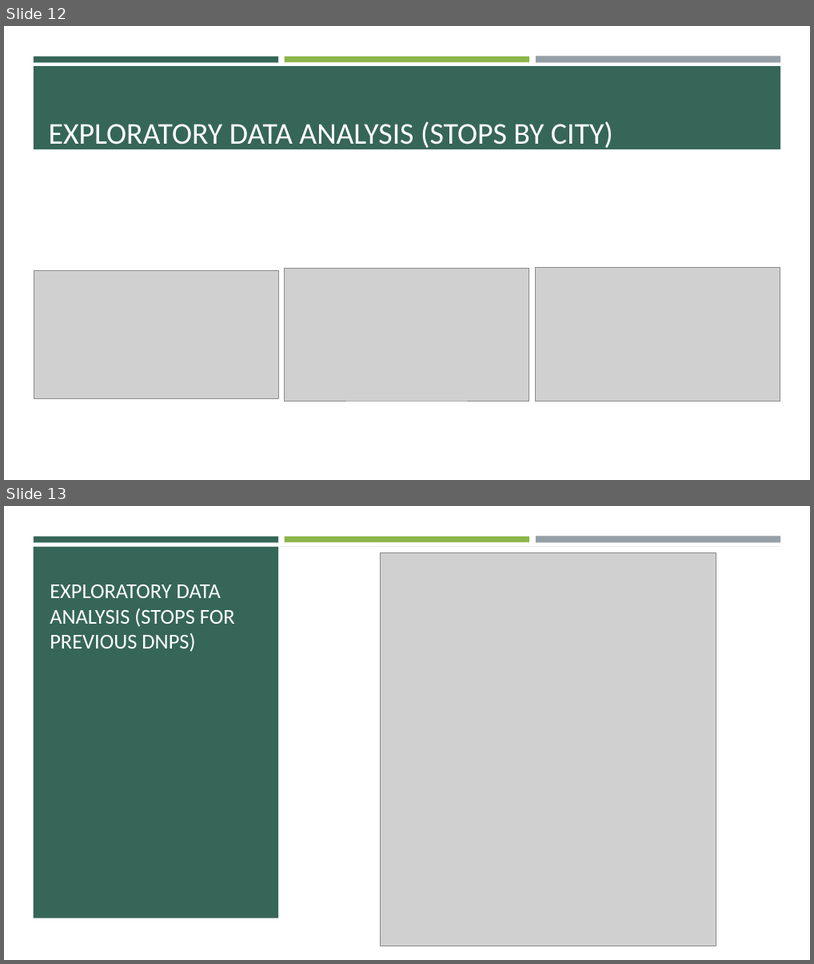
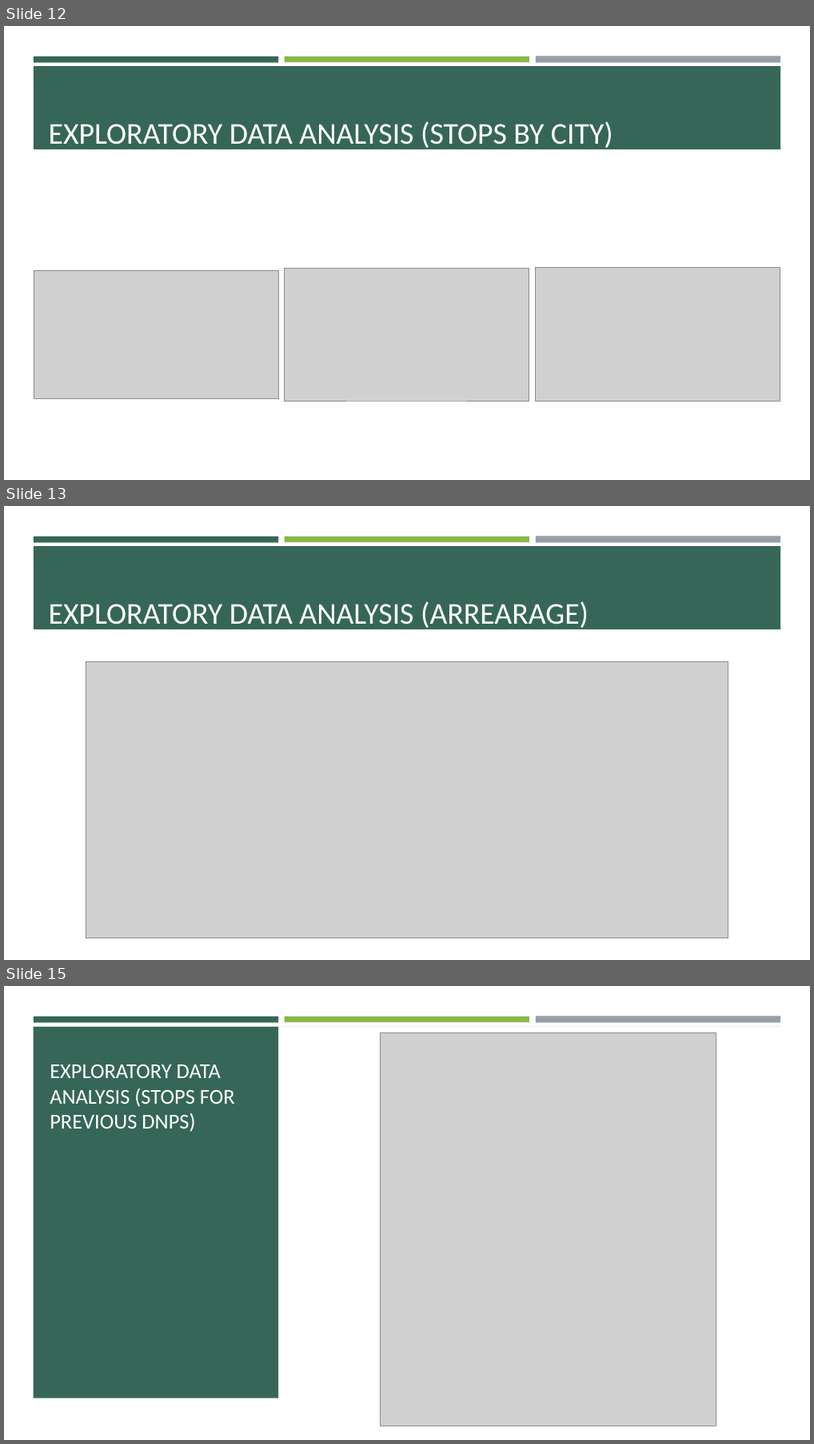
Before and after one commit to brocknosbisch/Springboard_Capstone_2, a slide deck: Chapter_4_Capstone_2_Milestone_Report_1.pptx. Shown one above the other, each under a label of ours: slides 12 and 13 before the commit, slides 12, 13 and 15 after it; the slides between them are not shown. The pictures are 814x964 and 814x1444 pixels, drawn with LibreOffice and Linux fonts; fonts in the diff are those of the drawing; grey boxes stand for pictures. Boxes give left, top, right and bottom in pixels: in the first picture for what was removed or moved away, otherwise in the second. Text is boxed around its words. In the diff, an @@ line names an element or a change of style, - is before the commit and + after.

```diff
--- a/Chapter_4_Capstone_2_Milestone_Report_1.pptx
+++ b/Chapter_4_Capstone_2_Milestone_Report_1.pptx
@@ slide 13 added at [4, 506, 810, 960], background #FFFFFF; not listed: 4 template elements that a slide beside it also shows @@
@@ title added at [49, 601, 589, 631], 36 pt, text #FFFFFF @@
+EXPLORATORY DATA ANALYSIS (ARREARAGE)
@@ picture added at [86, 661, 729, 938] @@
@@ what was slide 13 is now slide 15 @@
```
Also in this commit, not shown: 1 slide changed, 1 other slide added, 5 other files.
